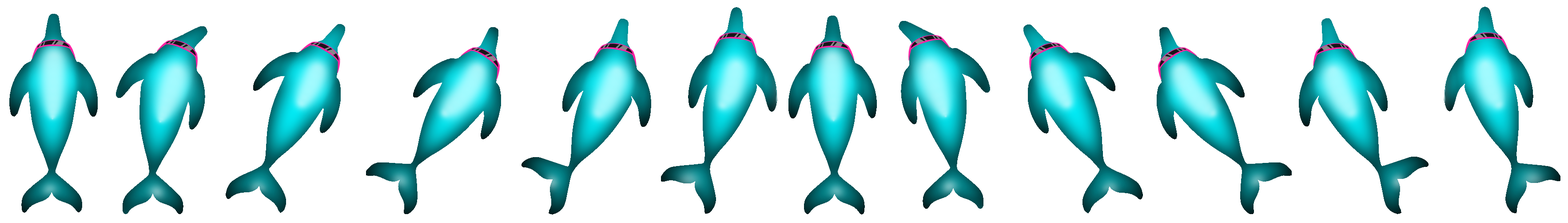
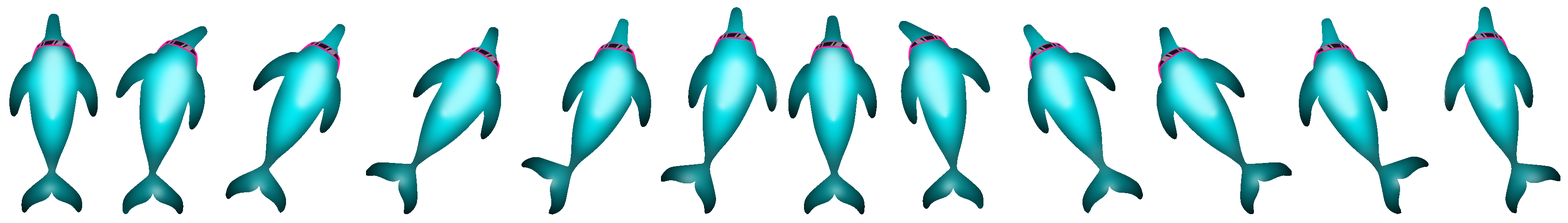
Layer changes from the first 1568×223 image to the second:
painted on "Layer 7" over <box>39,135,1537,194</box>
